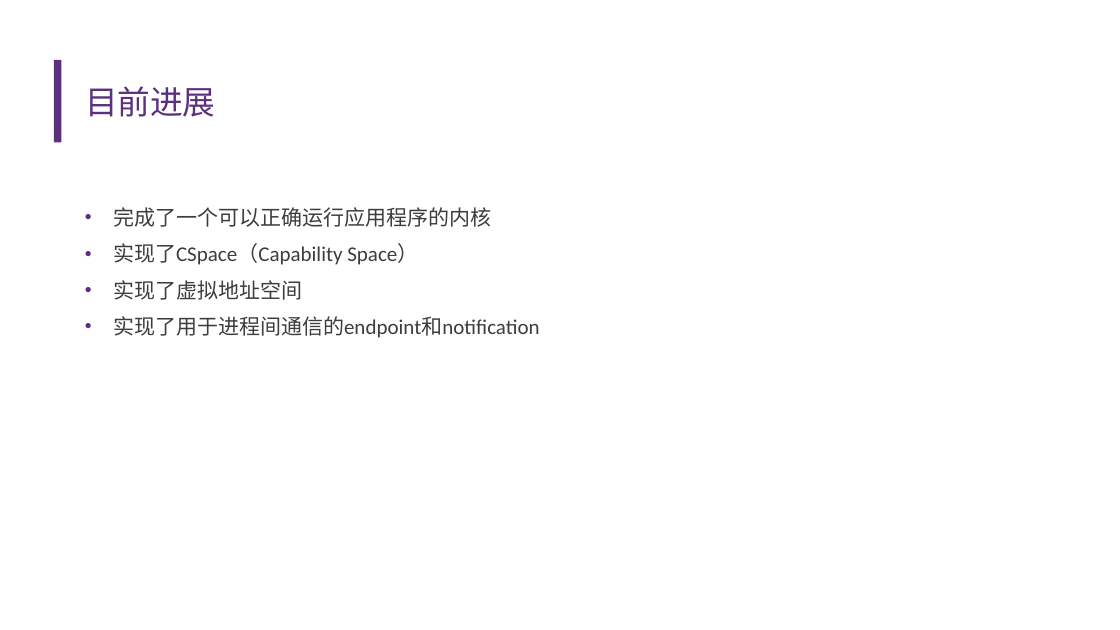
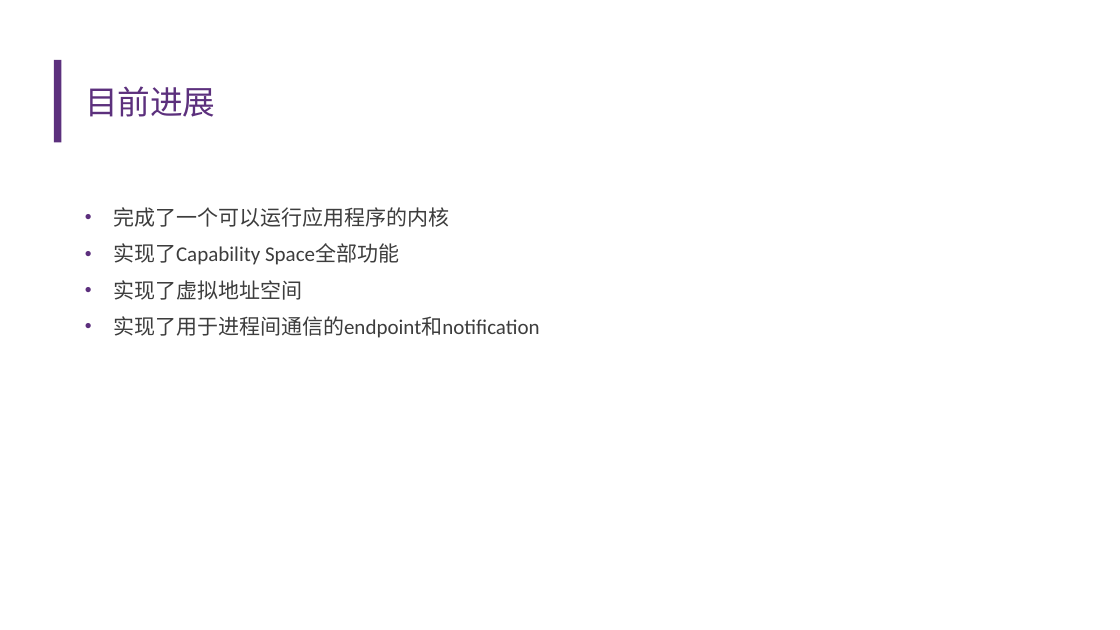
Before and after one commit to llh730/seL4-rust-implement, a slide deck: slide 5 of record/中期答辩——李龙昊.pptx (slide 4 before the commit). Drawn at 1120x630 pixels with LibreOffice and Linux fonts; fonts in the diff are those of the drawing; background and template pictures are left out. Boxes give left, top, right and bottom in pixels: in the first picture for what was removed or moved away, otherwise in the second. Text is boxed around its words. In the diff, an @@ line names an element or a change of style, - is before the commit and + after.

```diff
--- a/record/中期答辩——李龙昊.pptx
+++ b/record/中期答辩——李龙昊.pptx
@@ text at [113,207,449,265]: text changed @@
-• 完成了一个可以正确运行应用程序的内核
-• 实现了CSpace（Capability Space）
+• 完成了一个可以运行应用程序的内核
+• 实现了Capability Space全部功能
```
Also in this commit, not shown: 5 other slides changed, 3 slides added, 3 other files.
